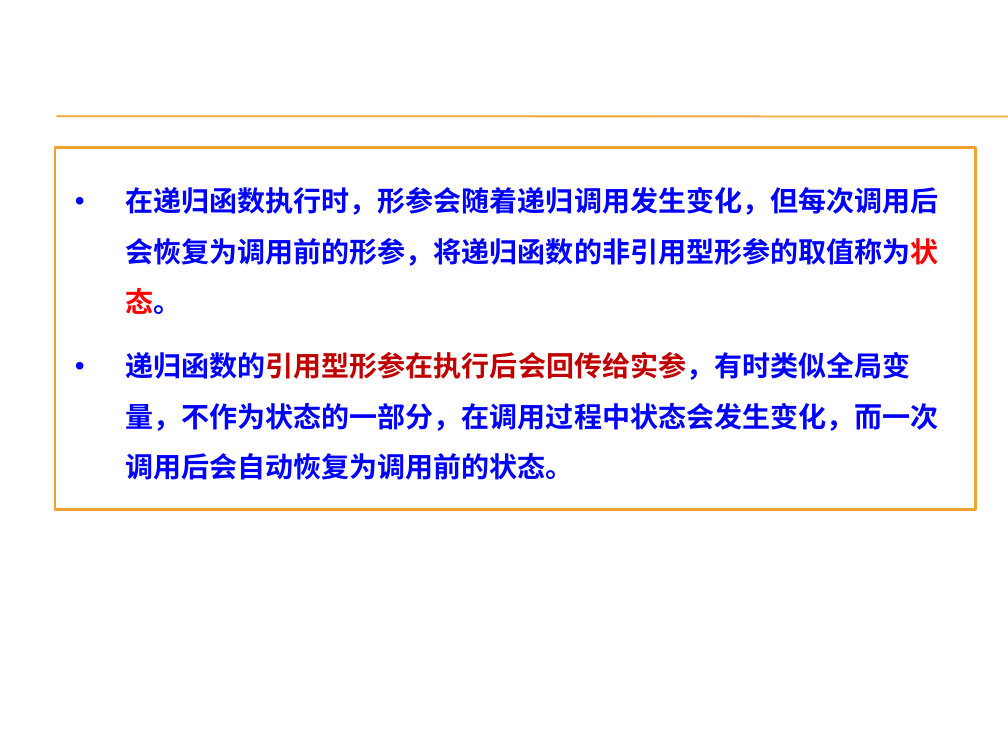
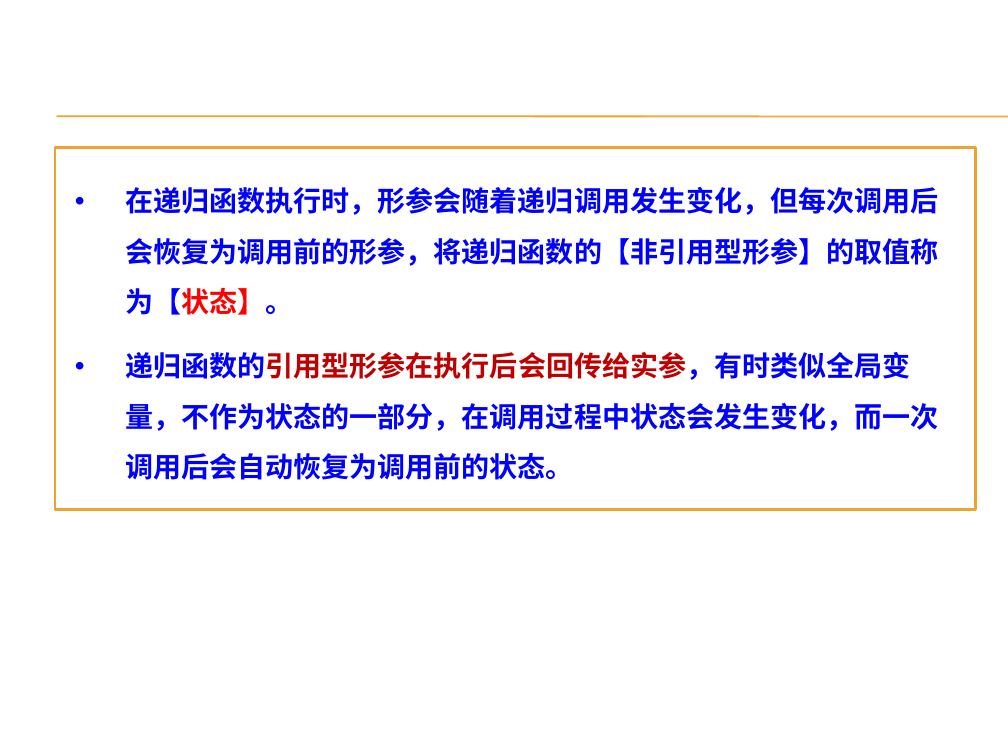
Before and after one commit to AllenW1116/Cpp-algorithm, a slide deck: slide 22 of 课程ppt/第2章 递归算法设计技术.pptx (slide 26 before the commit). Drawn at 1008x756 pixels with LibreOffice and Linux fonts; fonts in the diff are those of the drawing; background and template pictures are left out. Boxes give left, top, right and bottom in pixels: in the first picture for what was removed or moved away, otherwise in the second. Text is boxed around its words. In the diff, an @@ line names an element or a change of style, - is before the commit and + after.

```diff
--- a/课程ppt/第2章 递归算法设计技术.pptx
+++ b/课程ppt/第2章 递归算法设计技术.pptx
@@ text in rectangle at (x1=125, y1=187, x2=938, y2=315): text changed @@
-• 在递归函数执行时，形参会随着递归调用发生变化，但每次调用后会恢复为调用前的形参，将递归函数的非引用型形参的取值称为状态。
+• 在递归函数执行时，形参会随着递归调用发生变化，但每次调用后会恢复为调用前的形参，将递归函数的【非引用型形参】的取值称为【状态】。
```
Also in this commit, not shown: 4 other slides changed, 11 slides removed, 13 other files.
